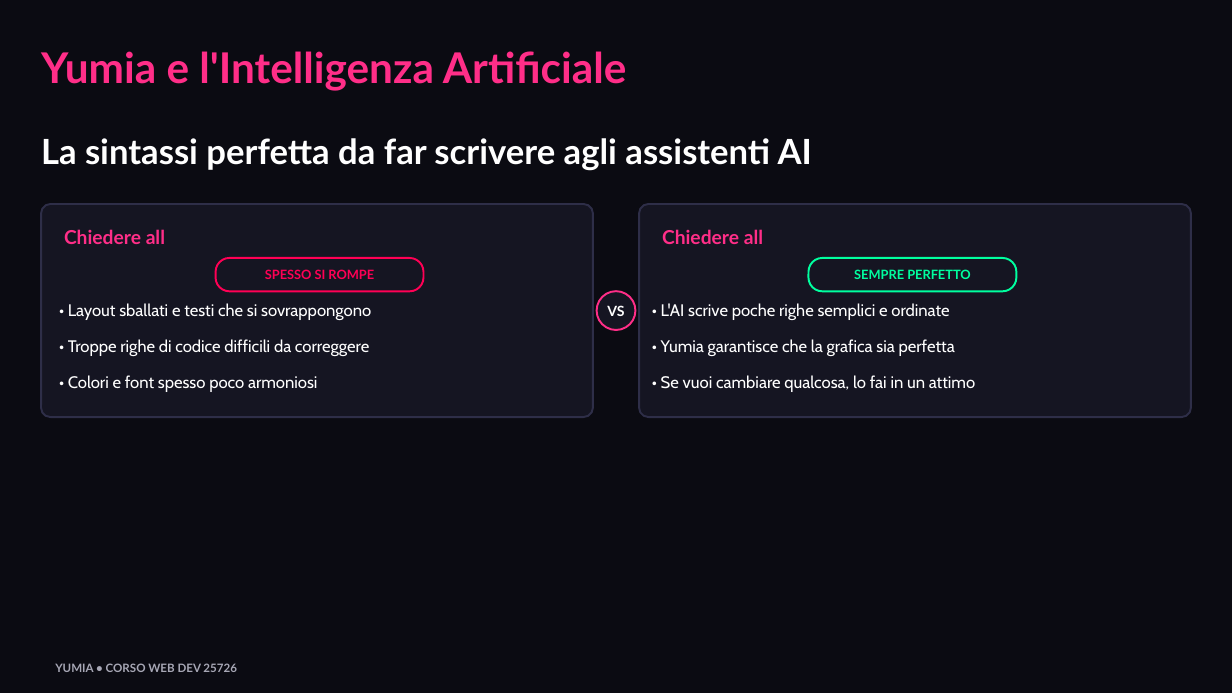
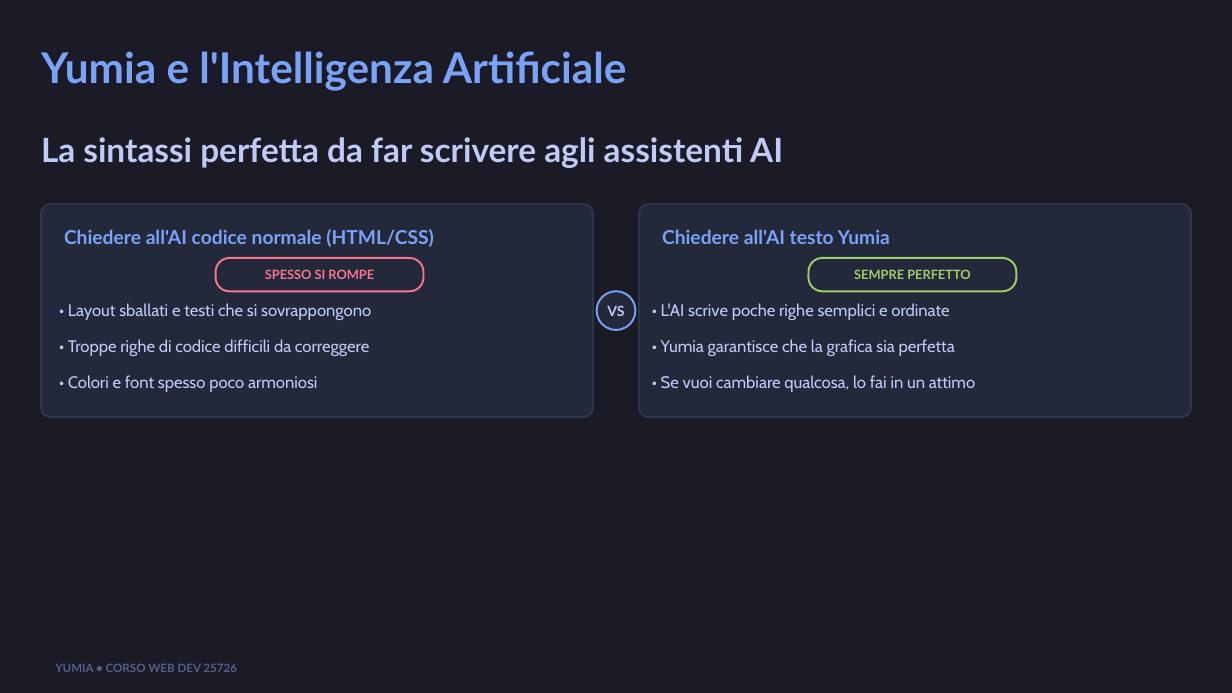
Before and after one commit to biagio-scaglia/Yumia-MD, a slide deck: slide 9 of presentation.pptx. Drawn at 1232x693 pixels with LibreOffice and Linux fonts; fonts in the diff are those of the drawing. Boxes give left, top, right and bottom in pixels: in the first picture for what was removed or moved away, otherwise in the second. Text is boxed around its words. In the diff, an @@ line names an element or a change of style, - is before the commit and + after.

```diff
--- a/presentation.pptx
+++ b/presentation.pptx
@@ background #0B0B12 to #1A1B26 @@
@@ text "Yumia e l'Intelligenza Artificiale" at bbox=[41, 51, 627, 91]: text colour #FF2E88 to #7AA2F7 @@
@@ text "La sintassi perfetta da far ..." at bbox=[41, 137, 783, 168]: size 27 to 26 pt, text colour #FFFFFF to #C0CAF5 @@
@@ rounded rectangle at bbox=[41, 204, 592, 418]: fill #151522 to #24283B; outline #2E2E48 1.5 pt to #2F354A 1.5 pt @@
@@ rounded rectangle at bbox=[640, 204, 1191, 418]: fill #151522 to #24283B; outline #2E2E48 1.5 pt to #2F354A 1.5 pt @@
@@ text at bbox=[64, 229, 434, 247]: text changed; text colour #FF2E88 to #7AA2F7 @@
-Chiedere all
+Chiedere all'AI codice normale (HTML/CSS)
@@ text at bbox=[662, 229, 890, 244]: text changed; text colour #FF2E88 to #7AA2F7 @@
-Chiedere all
+Chiedere all'AI testo Yumia
@@ text "SPESSO SI ROMPE" at bbox=[265, 269, 374, 279]: text colour #FF0055 to #F7768E @@
@@ rounded rectangle at bbox=[215, 258, 423, 291]: fill #151522 to #24283B; outline #FF0055 1.5 pt to #F7768E 1.5 pt @@
@@ text "SEMPRE PERFETTO" at bbox=[854, 269, 971, 279]: text colour #00FF9F to #9ECE6A @@
@@ rounded rectangle at bbox=[809, 258, 1017, 291]: fill #151522 to #24283B; outline #00FF9F 1.5 pt to #9ECE6A 1.5 pt @@
@@ ellipse at bbox=[597, 291, 636, 330]: fill #151522 to #24283B; outline #FF2E88 1.5 pt to #7AA2F7 1.5 pt @@
@@ text colour #FFFFFF to #C0CAF5 in 7 elements at bbox=[607, 305, 624, 316], bbox=[68, 303, 371, 320], bbox=[68, 339, 369, 356], bbox=[68, 375, 318, 392], bbox=[661, 303, 949, 320], bbox=[661, 339, 955, 356], bbox=[661, 375, 975, 392] @@
@@ text "YUMIA • CORSO WEB DEV ..." at bbox=[55, 663, 237, 672]: text colour #A7A7B5 to #565F89 @@
```
Also in this commit, not shown: 11 other slides changed, 22 other files.
